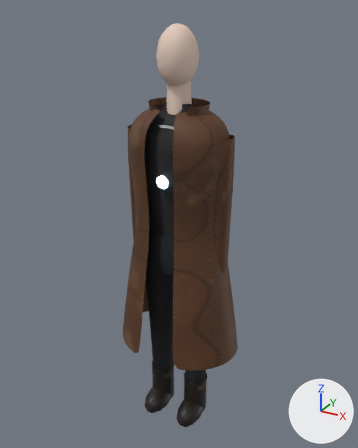
Renders of the glTF model assets/models/characters/detective.glb from each side of a commit.
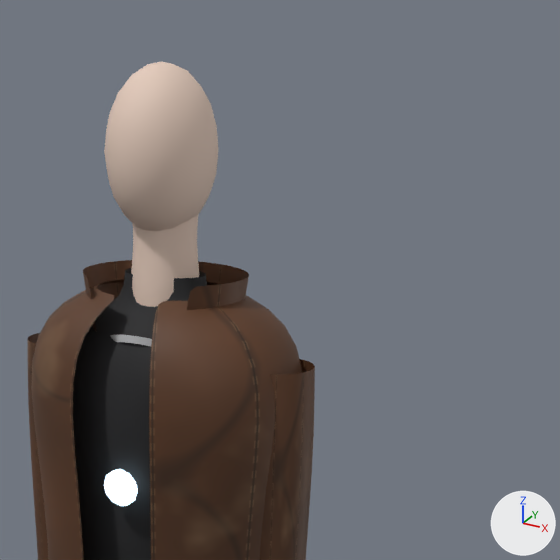
There are two pictures of each version: one whole from a 50 mm lens placed at (0.982, -1.785, 1.954), pointed at (-0.022, 0.04, 1.042), one close up on the part from 33% to 91% of the width and 0% to 47% of the height. The lights are fixed; the arrows at lower right show +X, +Y and +Z. The first two pictures are the older version. Vertices at exactly the same position are counted once.

The first close-up shows 'detective'.
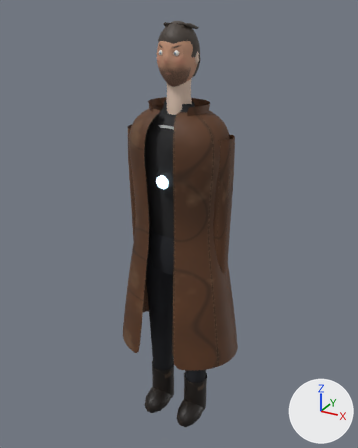
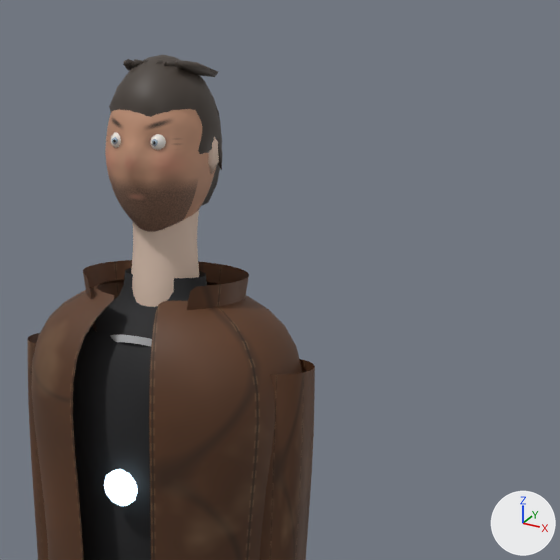
What differs and where, as boxes (x1, y1, x2, y2) in the close-ups (560 x 560 px):
```json
{"object": "detective", "change": "reshaped", "before": [27, 62, 315, 560], "after": [27, 55, 315, 560]}
{"part": 1, "of": "me_detective", "change": "added", "after": [208, 137, 219, 175]}
{"part": 2, "of": "me_detective", "change": "added", "after": [150, 134, 166, 150]}
{"part": 3, "of": "me_detective", "change": "added", "after": [111, 132, 121, 148]}
{"part": 4, "of": "me_detective", "change": "reshaped", "before": [104, 65, 217, 231], "after": [105, 55, 222, 232]}
```

Scene script edits in JSON lines:
```json
{"op": "add", "block": "img_face_skin", "code": ["img_face_skin = load_image('face_skin', '_unpacked/face_skin', 512, 512, 'sRGB')"]}
{"op": "add", "block": "mat_face_skin", "code": ["mat_face_skin = principled_material('face_skin')", "mat_face_skin.texture = img_face_skin", "mat_face_skin.roughness = 0.65"]}
{"op": "add", "block": "mat_eye_white", "code": ["mat_eye_white = principled_material('eye_white')", "mat_eye_white.base_color = (0.86, 0.83, 0.78)  # white #efebe5", "mat_eye_white.roughness = 0.2"]}
{"op": "add", "block": "mat_hair_dark", "code": ["mat_hair_dark = principled_material('hair_dark')", "mat_hair_dark.base_color = (0.06, 0.045, 0.035)  # brown #453c35", "mat_hair_dark.roughness = 0.55"]}
{"op": "add", "block": "mat_eye_iris", "code": ["mat_eye_iris = principled_material('eye_iris')", "mat_eye_iris.base_color = (0.36, 0.46, 0.56)  # greyish blue #a2b5c5", "mat_eye_iris.roughness = 0.2"]}
{"op": "add", "block": "mat_eye_pupil", "code": ["mat_eye_pupil = principled_material('eye_pupil')", "mat_eye_pupil.base_color = (0.02, 0.02, 0.02)  # black #272727", "mat_eye_pupil.roughness = 0.2"]}
{"block": "me_detective", "where": "# used by ob_detective; location = (0.0, 0.0, 0.0)"}
{"op": "remove", "block": "me_detective", "code": "me_detective.from_pydata(...)  # 6298 vertices, 11520 faces; spans x -0.3..0.3, y -0.22..0.23, z 0.0..1.89"}
{"op": "add", "block": "me_detective", "code": "me_detective.from_pydata(...)  # 7288 vertices, 13400 faces; spans x -0.3..0.3, y -0.22..0.23, z 0.0..1.9"}
{"block": "me_detective", "change": "me_detective part 1: a new loose piece, an icosphere of 20 faces spanning x 0.069..0.085, y -0.017..0.013, z 1.745..1.805, in mat_skin (beige #dfc5b3)"}
{"block": "me_detective", "change": "me_detective part 2: a new loose piece, an icosphere of 80 faces spanning x 0.021..0.043, y -0.09..-0.066, z 1.781..1.805, in mat_eye_white (white #efebe5)"}
{"block": "me_detective", "change": "me_detective part 3: a new loose piece, an icosphere of 80 faces spanning x -0.043..-0.021, y -0.09..-0.066, z 1.781..1.805, in mat_eye_white (white #efebe5)"}
{"block": "me_detective", "change": "me_detective part 4: 17 vertices moved from x -0.06..0.07, y -0.09..0.08, z 1.66..1.84 to x -0.06..0.07, y -0.08..0.08, z 1.66..1.84; 46 vertices removed from x -0.07..0.08, y -0.1..0.07, z 1.67..1.88; 880 vertices added at x -0.08..0.08, y -0.11..0.09, z 1.66..1.9"}
{"block": "me_detective", "change": "other edits to the shape of me_detective do not show in these pictures"}
{"op": "add", "block": "me_detective", "code": "me_detective.materials.append(mat_face_skin)  # picture img_face_skin"}
{"op": "add", "block": "me_detective", "code": "me_detective.materials.append(mat_eye_white)  # white #efebe5"}
{"op": "add", "block": "me_detective", "code": "me_detective.materials.append(mat_eye_iris)  # greyish blue #a2b5c5"}
{"op": "add", "block": "me_detective", "code": "me_detective.materials.append(mat_eye_pupil)  # black #272727"}
{"op": "add", "block": "me_detective", "code": "me_detective.materials.append(mat_hair_dark)  # brown #453c35"}
```
